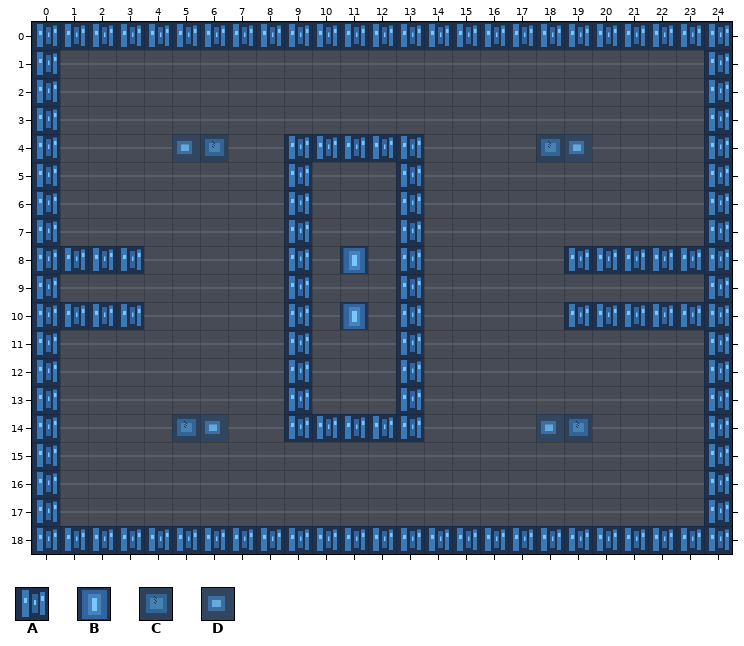
Tiled map (JSON), stored at client/public/maps/cross_fire.json. The first picture shows the starting point.
Cells are 32x32 px. Shown: x 0..24, y 0..18.
Key: from "solarpunk_tech": A 2, B 3, C 4, D 5.
_ is an empty cell.
Layers that did not change in this view are not listed.
Layer "Walls" before, first column x 0:
 0 AAAAAAAAAAAAAAAAAAAAAAAAA
 1 A_______________________A
 2 A_______________________A
 3 A_______________________A
 4 A____DC__AAAAA____CD____A
 5 A________A___A__________A
 6 A________A___A__________A
 7 A________A___A__________A
 8 AAAA_____A_B_A_____AAAAAA
 9 A________A___A__________A
10 AAAA_____A_B_A_____AAAAAA
11 A________A___A__________A
12 A________A___A__________A
13 A________A___A__________A
14 A____CD__AAAAA____DC____A
15 A_______________________A
16 A_______________________A
17 A_______________________A
18 AAAAAAAAAAAAAAAAAAAAAAAAA
The result:
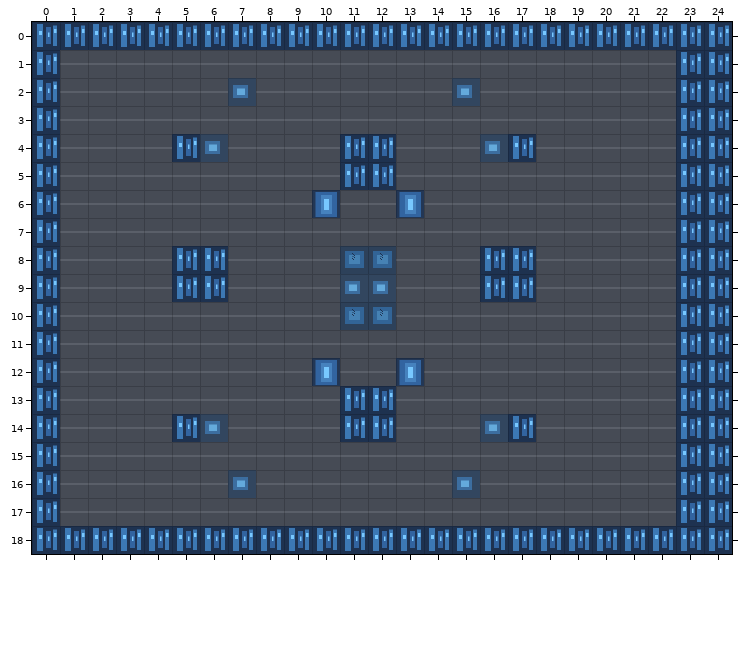
Diff:
Changed rows in their new state; . is an unchanged cell.
Layer "Walls":
first column x 1:
 1 ......................A
 2 ......D.......D.......A
 3 ......................A
 4 ....AD..__.._..DA__...A
 5 ........_.AA_.........A
 6 ........_B..B.........A
 7 ........_..._.........A
 8 ___.AA.._.CC_..AA.____.
 9 ....AA.._.DD_..AA.....A
10 ___....._.CC_.....____.
11 ........_..._.........A
12 ........_B..B.........A
13 ........_.AA_.........A
14 ....A...__.._..DA__...A
15 ......................A
16 ......D.......D.......A
17 ......................A
